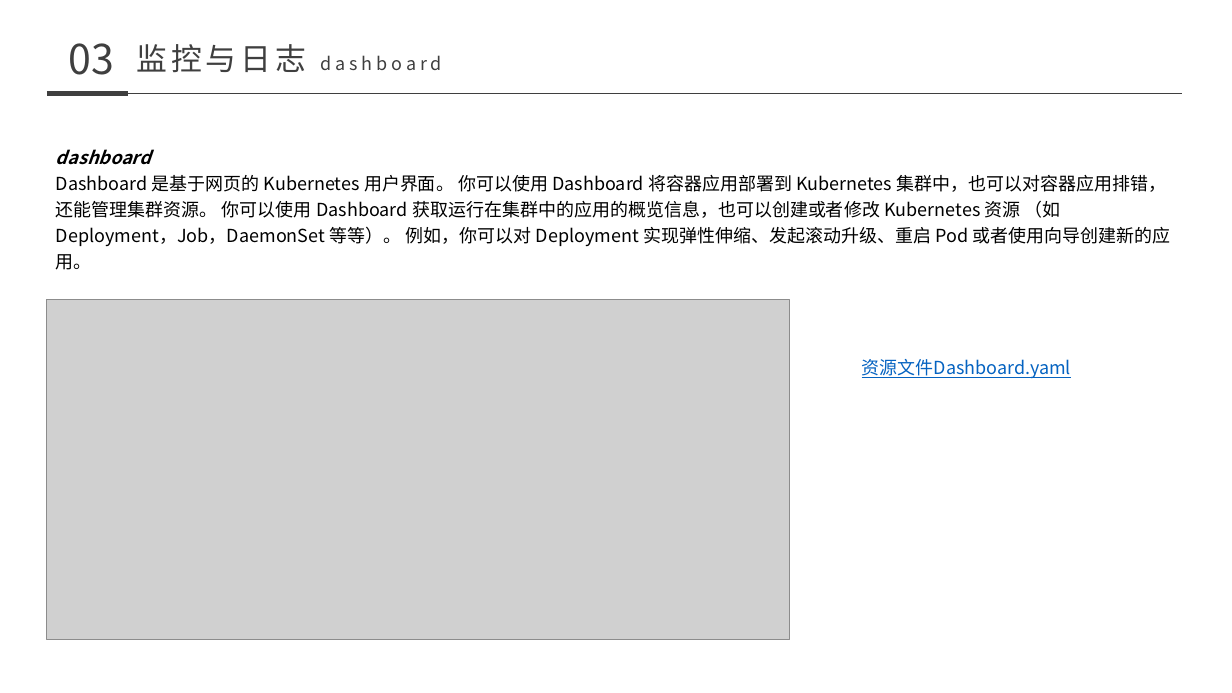
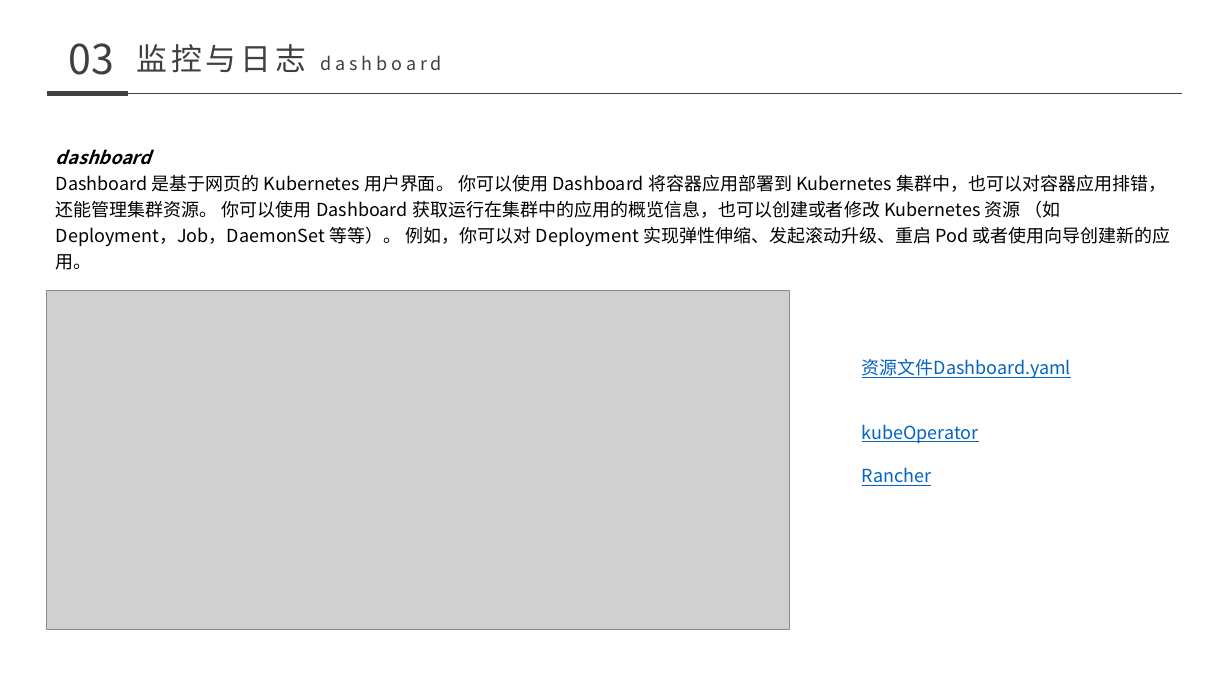
Before and after one commit to nutionMedivn/Kubernetes-training-camp, a slide deck: slide 69 of 基础/008-011 kubernetes.pptx. Drawn at 1232x693 pixels with LibreOffice and Linux fonts; fonts in the diff are those of the drawing; grey boxes stand for pictures. Boxes give left, top, right and bottom in pixels: in the first picture for what was removed or moved away, otherwise in the second. Text is boxed around its words. In the diff, an @@ line names an element or a change of style, - is before the commit and + after.

```diff
--- a/基础/008-011 kubernetes.pptx
+++ b/基础/008-011 kubernetes.pptx
@@ picture: place and size @@
-picture at [47, 299, 789, 639]
+picture at [47, 290, 789, 629]
@@ text at [862, 424, 979, 486]: paragraphs added @@
+kubeOperator
+Rancher
```
Also in this commit, not shown: 5 other slides changed.
